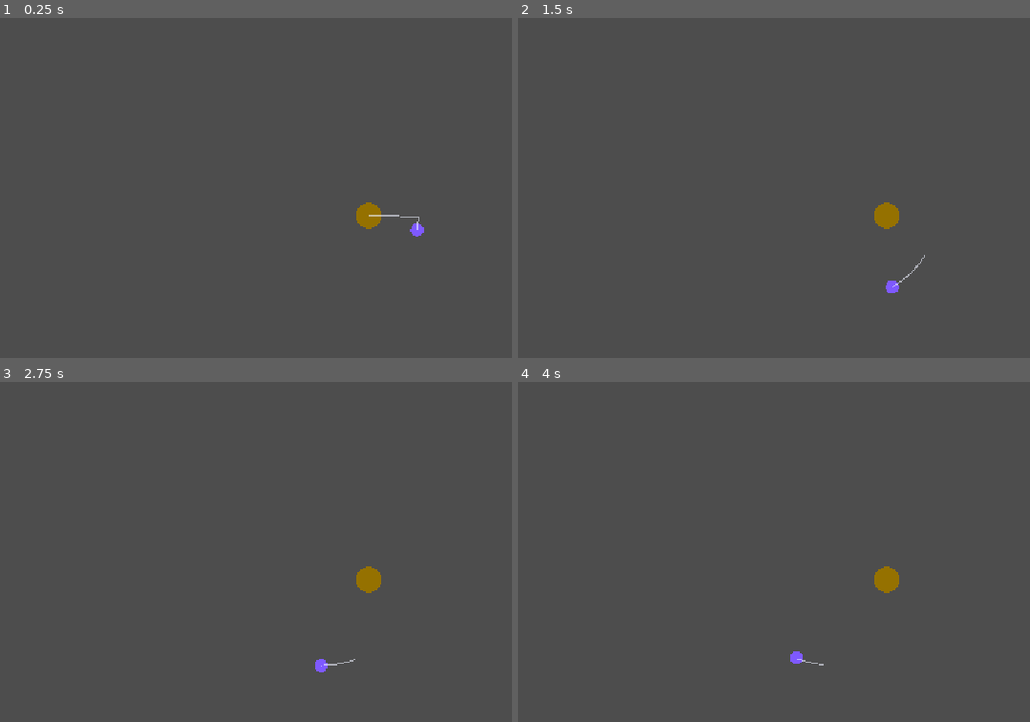
Above: before the commit, frames 1-4 (two rows, left to right).
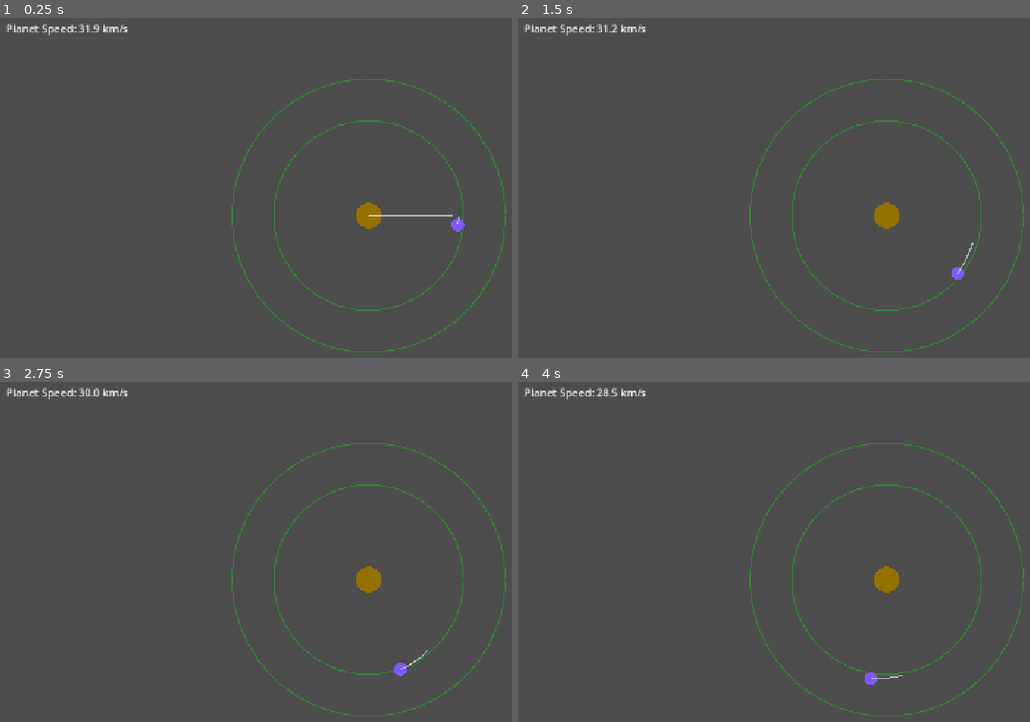
Above: after the commit, the same moments.

Repository: EvaPelko/AgriQuest
Game: Godot game, scene res://scenes/system.tscn
The game is run twice, just before and just after one commit, with the same random seed, the same clock (stepped at 60 frames per second) and the same inputs.
Inputs:
- Up to frame 1 (0.25 s): no input
- Up to frame 2 (1.5 s): no input
- Up to frame 3 (2.75 s): tap Enter at 2 s
- Up to frame 4 (4 s): tap Space at 3.5 s

The runs differ from the first frame. In frame 1, 1.6% of the frame differs, in the area x 1-99%, y 1-99%; in frame 2, 1.6%; in frame 3, 1.6%; in frame 4, 1.6%.

Commit message:
add star.gd and goldilocks zone

Diff:
--- a/solar-system/scenes/planet.gd
+++ b/solar-system/scenes/planet.gd
@@ -1,7 +1,7 @@
 extends AnimatableBody2D
 
 @export var semi_major_axis: float = 150.0  # Size of the orbit
-@export var eccentricity: float = 0.5     # Oval shape (0 = perfect circle, 0.9 = flat oval)
+@export var eccentricity: float = 0.1     # Oval shape (0 = perfect circle, 0.9 = flat oval)
 @export var max_trail_length: int = 50 # Controls how long the trail is
 #@export var orbit_speed: float = 20000.0
 @export var star_gravity_strength: float = 500000.0
@@ -48,6 +48,8 @@
 			# "%.1f" rounds the speed to 1 decimal place
 			speed_label.text = "Planet Speed: " + str("%.1f" % linear_speed_km) + " km/s"
 			print(str("%.1f" % linear_speed_km))
+		else:
+			print("Label is missing from the Inspector! Current Speed: ", linear_speed_km)
 
 	# POSITIONING & RENDER LOGIC
 	# Conversion from polar coordinates (r, θ) to Cartesian coordinates (x, y)
--- a/solar-system/scenes/planet.tscn
+++ b/solar-system/scenes/planet.tscn
@@ -11,11 +11,11 @@
 [node name="CanvasLayer" type="CanvasLayer" parent="." unique_id=831644530]
 
 [node name="Label" type="Label" parent="CanvasLayer" unique_id=2012561616]
-offset_left = 60.0
-offset_top = -62.0
-offset_right = 100.0
-offset_bottom = -39.0
-text = "test"
+offset_left = 29.0
+offset_top = 30.0
+offset_right = 151.0
+offset_bottom = 53.0
+text = "Speed: 0.0 km/s"
 metadata/_edit_use_anchors_ = true
 
 [node name="AnimatableBody2D" type="AnimatableBody2D" parent="." unique_id=1389764719 node_paths=PackedStringArray("speed_label")]
--- /dev/null
+++ b/solar-system/scenes/star.gd
@@ -0,0 +1,27 @@
+extends AnimatableBody2D
+
+class_name SolarStar # Allows the planet to easily recognize this class
+
+@export var star_gravity_strength: float = 500000.0 # (μ)
+@export var star_luminosity: float = 1.0
+
+# We define 150 pixels as 1 AU relative to the star's frame of reference
+var visual_au_pixels: float = 150.0
+
+var goldilocks_min_radius: float = 0.0
+var goldilocks_max_radius: float = 0.0
+
+func _ready() -> void:
+	# Calculate Goldilocks bounds in pixels once at startup
+	var inner_au = sqrt(star_luminosity / 1.1)
+	var outer_au = sqrt(star_luminosity / 0.53)
+
+	goldilocks_min_radius = inner_au * visual_au_pixels
+	goldilocks_max_radius = outer_au * visual_au_pixels
+
+	queue_redraw() # Force the star to draw the rings
+
+func _draw() -> void:
+	# Draw the visual Goldilocks zone rings around the star
+	draw_arc(Vector2.ZERO, goldilocks_min_radius, 0, TAU, 64, Color(0, 1, 0, 0.3), 2.0)
+	draw_arc(Vector2.ZERO, goldilocks_max_radius, 0, TAU, 64, Color(0, 1, 0, 0.3), 2.0)
--- a/solar-system/scenes/sun.tscn
+++ b/solar-system/scenes/sun.tscn
@@ -1,4 +1,6 @@
 [gd_scene format=3 uid="uid://cney8m3ajtl6a"]
+
+[ext_resource type="Script" uid="uid://dbm5vjkh5nwai" path="res://scenes/star.gd" id="1_cojbh"]
 
 [sub_resource type="CircleShape2D" id="CircleShape2D_pyfwd"]
 
@@ -7,6 +9,7 @@
 [node name="Sun" type="Node2D" unique_id=1024953742]
 
 [node name="AnimatableBody2D" type="AnimatableBody2D" parent="." unique_id=1389764719]
+script = ExtResource("1_cojbh")
 
 [node name="CollisionShape2D" type="CollisionShape2D" parent="AnimatableBody2D" unique_id=1826593461]
 shape = SubResource("CircleShape2D_pyfwd")
--- a/solar-system/scenes/system.tscn
+++ b/solar-system/scenes/system.tscn
@@ -7,7 +7,7 @@
 
 [node name="Camera2D" type="Camera2D" parent="." unique_id=923855365]
 
-[node name="Planet2" parent="." unique_id=205101820 instance=ExtResource("2_0i2li")]
+[node name="Star" parent="." unique_id=205101820 instance=ExtResource("2_0i2li")]
 
 [node name="EarthOrbit" type="Node2D" parent="." unique_id=362061960]
 
Not shown, added: solar-system/scenes/star.gd.uid
